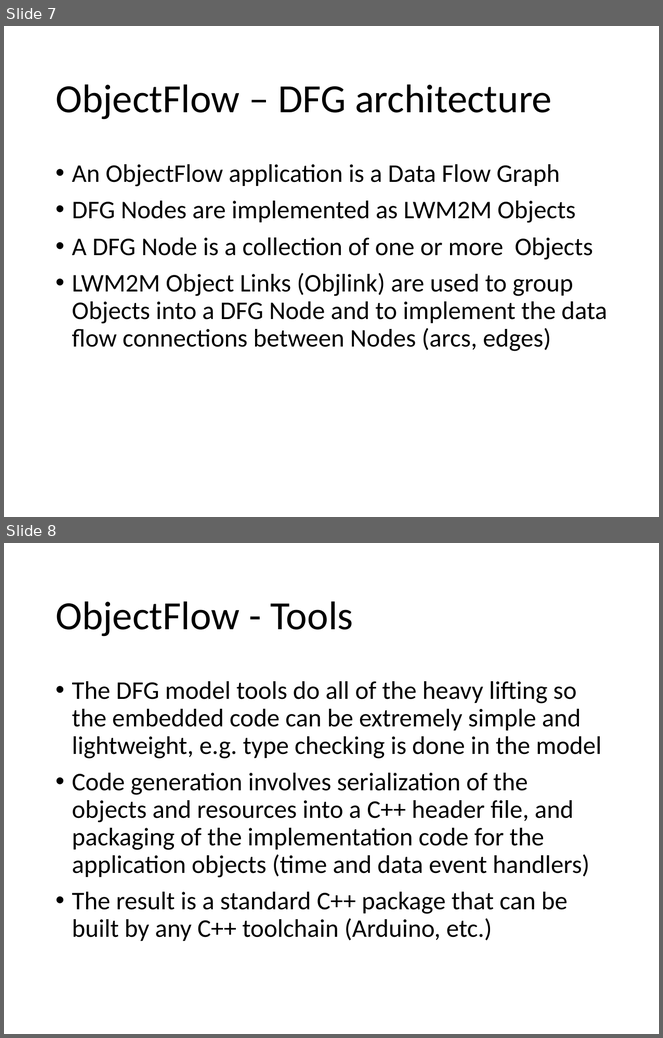
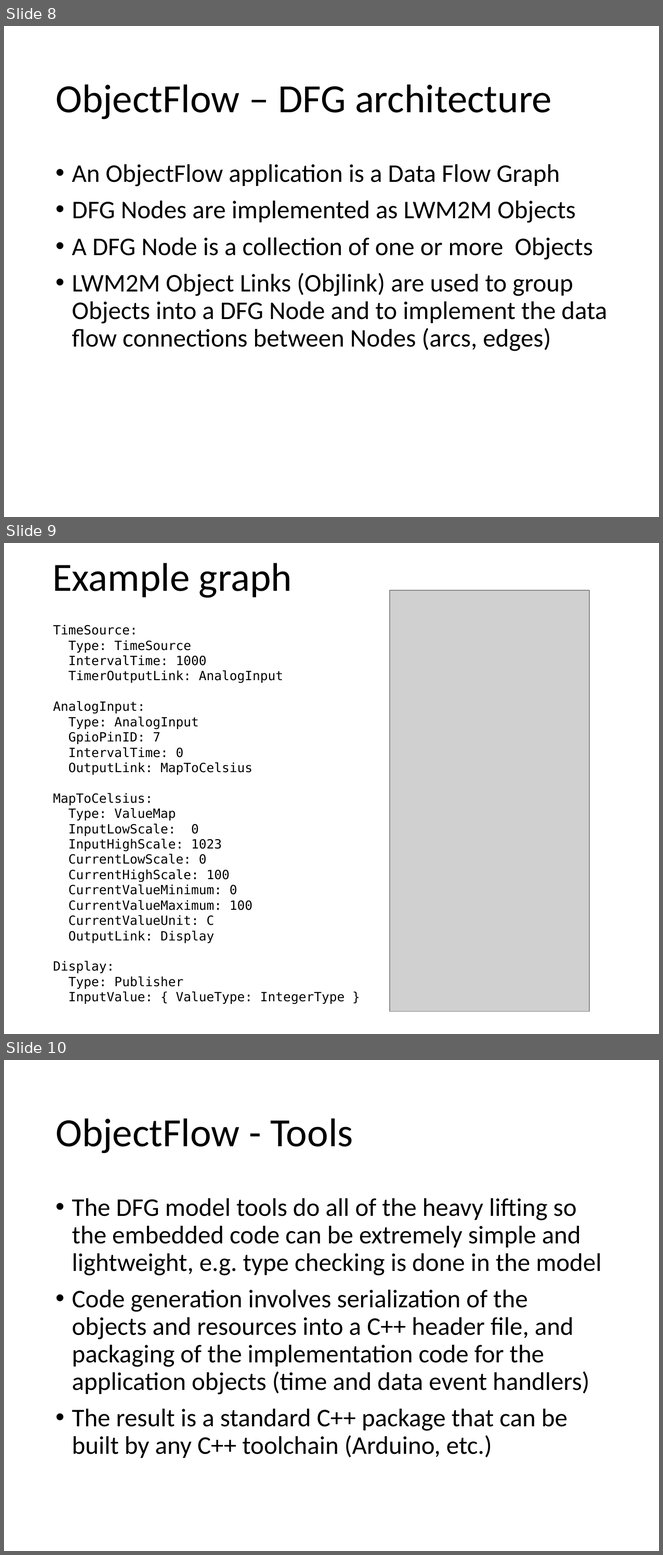
Before and after one commit to mjkoster/ObjectFlow, a slide deck: Documents/ObjectFlow.pptx. Shown one above the other, each under a label of ours: slides 7 and 8 before the commit, slides 8, 9 and 10 after it. The pictures are 663x1038 and 663x1555 pixels, drawn with LibreOffice and Linux fonts; fonts in the diff are those of the drawing; grey boxes stand for pictures. Boxes give left, top, right and bottom in pixels: in the first picture for what was removed or moved away, otherwise in the second. Text is boxed around its words. In the diff, an @@ line names an element or a change of style, - is before the commit and + after.

Commit message:
Experiments with UML graph rendering
Update slides

```diff
--- a/Documents/ObjectFlow.pptx
+++ b/Documents/ObjectFlow.pptx
@@ slide 9 added at (x1=4, y1=543, x2=659, y2=1034), background #FFFFFF @@
@@ title added at (x1=52, y1=563, x2=292, y2=598), 44 pt, text #000000 @@
+Example graph
@@ picture added at (x1=390, y1=590, x2=590, y2=1012) @@
@@ text added at (x1=53, y1=625, x2=345, y2=1005), 14 pt, text #000000 @@
+TimeSource:
+Type: TimeSource
+IntervalTime: 1000
+TimerOutputLink: AnalogInput
+AnalogInput:
+Type: AnalogInput
+GpioPinID: 7
+IntervalTime: 0
+OutputLink: MapToCelsius
+MapToCelsius:
+Type: ValueMap
+InputLowScale: 0
+InputHighScale: 1023
+CurrentLowScale: 0
+CurrentHighScale: 100
+CurrentValueMinimum: 0
+CurrentValueMaximum: 100
+CurrentValueUnit: C
+OutputLink: Display
+Display:
+Type: Publisher
+InputValue: { ValueType: IntegerType }
@@ what was slide 7 is now slide 8 @@
@@ what was slide 8 is now slide 10 @@
```
Also in this commit, not shown: 1 slide changed, 11 other slides added, 1 slide removed, 5 other files.
